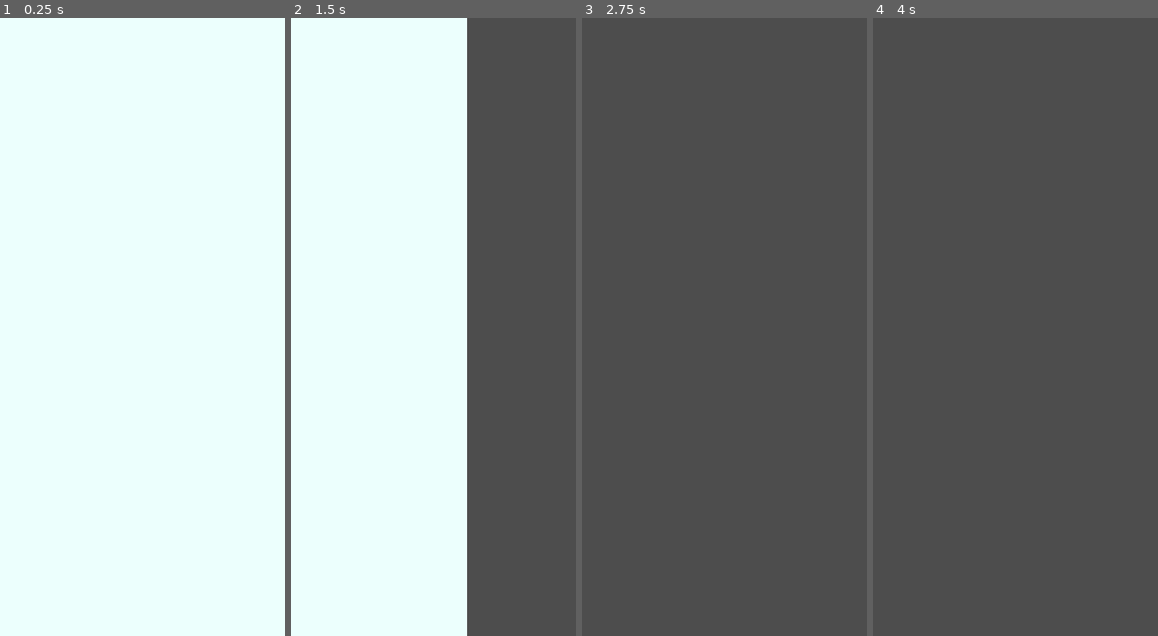
Above: before the commit, frames 1-4 (left to right).
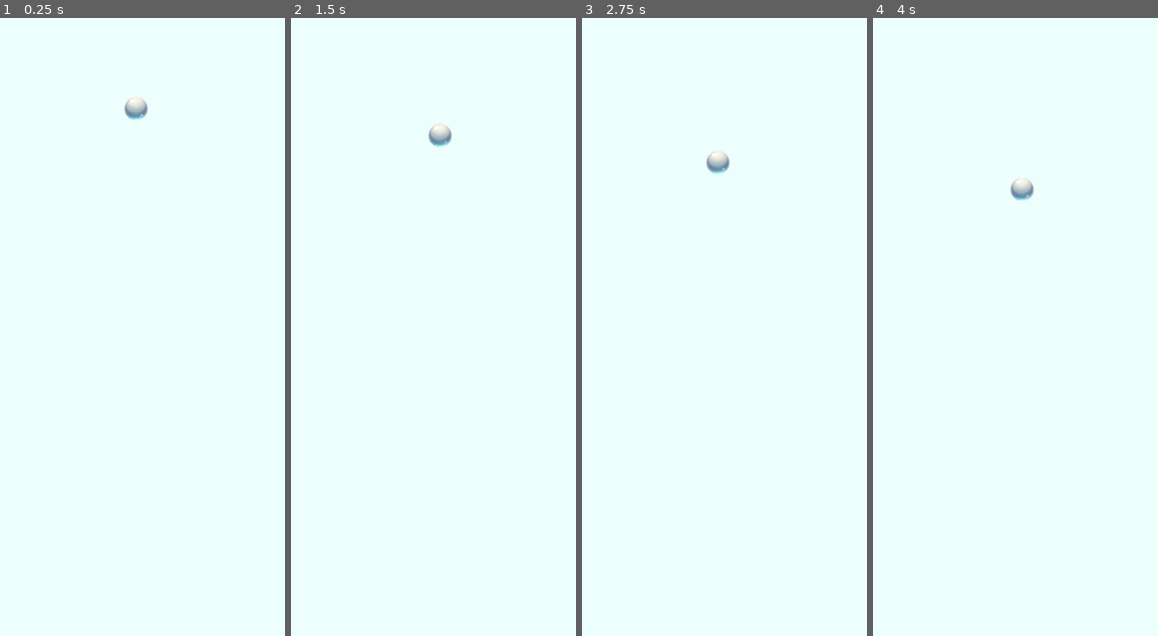
Above: after the commit, the same moments.

Repository: haytham10/Twisted-Trails
Game: Godot game, scene res://scenes/game.tscn
Same seed, same stepped clock (60 frames per second), same inputs: the game is played once before the commit and once after it.
Inputs:
- Up to frame 1 (0.25 s): no input
- Up to frame 2 (1.5 s): hold Right (move_right) from 0.53 s (still down)
- Up to frame 3 (2.75 s): release Right (move_right) at 2.03 s; hold Left (move_left) from 2.03 s (still down)
- Up to frame 4 (4 s): release Left (move_left) at 2.78 s; hold Right (move_right) from 2.78 s (still down)

The runs differ from the first frame. In frame 1, 0.2% of the frame differs, in the area x 43-52%, y 12-17%; in frame 2, 38%; in frame 3, 100%, in the area x 0-100%, y 0-100%; in frame 4, 100%.

Commit message:
feat: added camera following player

Diff:
--- a/icon.svg
+++ /dev/null
@@ -1 +0,0 @@
-<svg height="128" width="128" xmlns="http://www.w3.org/2000/svg"><rect x="2" y="2" width="124" height="124" rx="14" fill="#363d52" stroke="#212532" stroke-width="4"/><g transform="scale(.101) translate(122 122)"><g fill="#fff"><path d="M105 673v33q407 354 814 0v-33z"/><path d="m105 673 152 14q12 1 15 14l4 67 132 10 8-61q2-11 15-15h162q13 4 15 15l8 61 132-10 4-67q3-13 15-14l152-14V427q30-39 56-81-35-59-83-108-43 20-82 47-40-37-88-64 7-51 8-102-59-28-123-42-26 43-46 89-49-7-98 0-20-46-46-89-64 14-123 42 1 51 8 102-48 27-88 64-39-27-82-47-48 49-83 108 26 42 56 81zm0 33v39c0 276 813 276 814 0v-39l-134 12-5 69q-2 10-14 13l-162 11q-12 0-16-11l-10-65H446l-10 65q-4 11-16 11l-162-11q-12-3-14-13l-5-69z" fill="#478cbf"/><path d="M483 600c0 34 58 34 58 0v-86c0-34-58-34-58 0z"/><circle cx="725" cy="526" r="90"/><circle cx="299" cy="526" r="90"/></g><g fill="#414042"><circle cx="307" cy="532" r="60"/><circle cx="717" cy="532" r="60"/></g></g></svg>
--- a/project.godot
+++ b/project.godot
@@ -13,7 +13,6 @@
 config/name="Twisted Trails"
 run/main_scene="res://scenes/game.tscn"
 config/features=PackedStringArray("4.2", "Forward Plus")
-config/icon="res://icon.svg"
 
 [display]
 
--- a/scenes/game.tscn
+++ b/scenes/game.tscn
@@ -1,26 +1,44 @@
-[gd_scene load_steps=3 format=3 uid="uid://b275mnkj4r81a"]
+[gd_scene load_steps=5 format=3 uid="uid://b275mnkj4r81a"]
 
 [ext_resource type="PackedScene" uid="uid://ddjkghmjwo3bg" path="res://scenes/ball.tscn" id="1_cysba"]
-[ext_resource type="Texture2D" uid="uid://gyikgv6d8vk" path="res://assets/Background/Background.png" id="1_him0m"]
+[ext_resource type="Texture2D" uid="uid://cakdv1gp7c4ds" path="res://assets/Background/Background.png" id="1_him0m"]
+[ext_resource type="PackedScene" uid="uid://b30h46hd6mrtx" path="res://scenes/killzone.tscn" id="3_5u7x7"]
+
+[sub_resource type="WorldBoundaryShape2D" id="WorldBoundaryShape2D_y01ep"]
+normal = Vector2(1, 0)
+distance = -519.0
 
 [node name="Game" type="Node2D"]
 
 [node name="Ball" parent="." instance=ExtResource("1_cysba")]
-position = Vector2(0, -334)
+position = Vector2(0, -288)
 
-[node name="Camera" type="Camera2D" parent="Ball"]
-position = Vector2(0, 552.066)
-scale = Vector2(1.65289, 1.65289)
+[node name="Camera2D" type="Camera2D" parent="Ball"]
+position = Vector2(0, 502.479)
+limit_left = -540
+limit_right = 540
+limit_smoothed = true
 position_smoothing_enabled = true
-rotation_smoothing_enabled = true
+position_smoothing_speed = 15.0
 
 [node name="ParallaxBackground" type="ParallaxBackground" parent="."]
 
 [node name="ParallaxLayer" type="ParallaxLayer" parent="ParallaxBackground"]
-motion_scale = Vector2(0.5, 1)
+motion_scale = Vector2(1, 2)
 motion_mirroring = Vector2(0, 1080)
 
 [node name="Sprite2D" type="Sprite2D" parent="ParallaxBackground/ParallaxLayer"]
 position = Vector2(3, 0)
 scale = Vector2(0.88, 0.88)
 texture = ExtResource("1_him0m")
+
+[node name="killzone" parent="." instance=ExtResource("3_5u7x7")]
+
+[node name="left" type="CollisionShape2D" parent="killzone"]
+position = Vector2(48, 0)
+shape = SubResource("WorldBoundaryShape2D_y01ep")
+
+[node name="right" type="CollisionShape2D" parent="killzone"]
+position = Vector2(-40, 0)
+scale = Vector2(-1, -1.00745)
+shape = SubResource("WorldBoundaryShape2D_y01ep")
--- /dev/null
+++ b/scenes/killzone.tscn
@@ -0,0 +1,11 @@
+[gd_scene load_steps=2 format=3 uid="uid://b30h46hd6mrtx"]
+
+[ext_resource type="Script" path="res://scripts/killzone.gd" id="1_txi52"]
+
+[node name="killzone" type="Area2D"]
+collision_mask = 2
+script = ExtResource("1_txi52")
+
+[node name="Timer" type="Timer" parent="."]
+wait_time = 0.5
+one_shot = true
--- a/scripts/ball.gd
+++ b/scripts/ball.gd
@@ -22,9 +22,9 @@
 
 	# Set horizontal velocity based on the current direction
 	if moving_left:
-		velocity.x = -SPEED * 20
+		velocity.x = -SPEED
 	else:
-		velocity.x = SPEED * 20
+		velocity.x = SPEED
 
 	# Move the character
 	move_and_slide()
--- /dev/null
+++ b/scripts/killzone.gd
@@ -0,0 +1,10 @@
+extends Area2D
+
+@onready var timer = $Timer
+
+func _on_body_entered(body):
+	print("Game Over!")
+	timer.start()
+
+func _on_timer_timeout():
+	get_tree().reload_current_scene()
Not shown, removed: icon.svg.import
Not shown: 1 places in scenes/ball.tscn that only renumber resources
